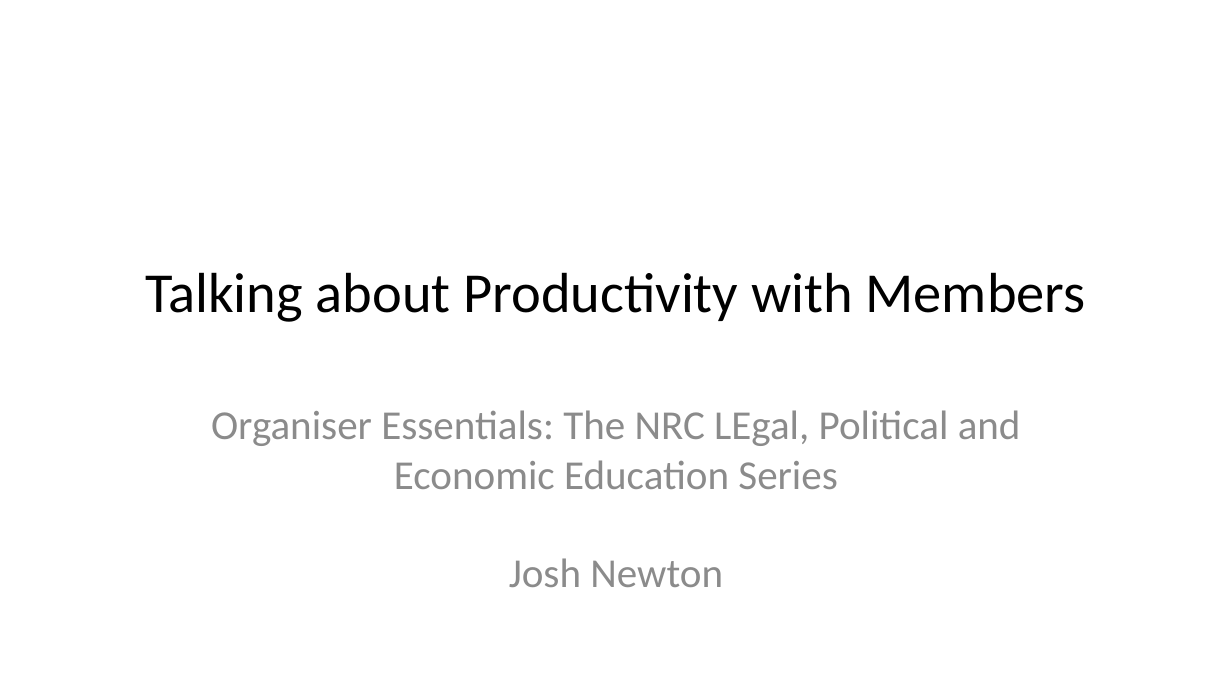
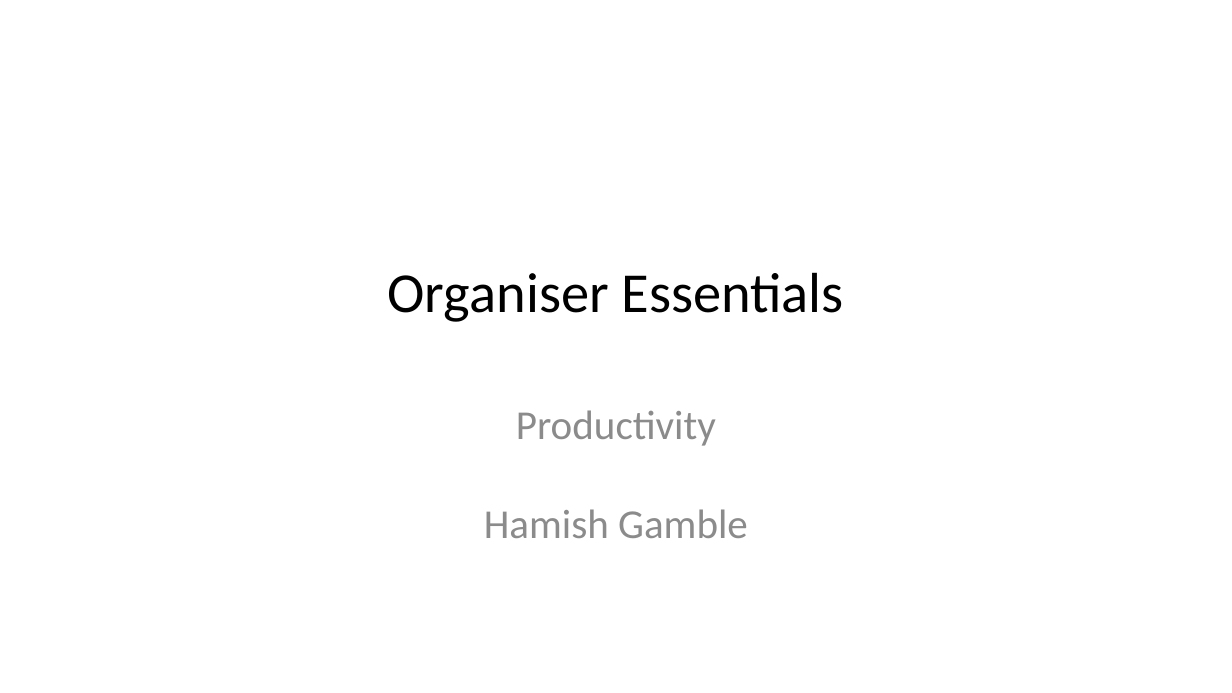
Before and after one commit to amwu-nrc/economics-presentations, a slide deck: slide 1 of organiser-education-productivity.pptx. Drawn at 1232x693 pixels with LibreOffice and Linux fonts; fonts in the diff are those of the drawing. Boxes give left, top, right and bottom in pixels: in the first picture for what was removed or moved away, otherwise in the second. Text is boxed around its words. In the diff, an @@ line names an element or a change of style, - is before the commit and + after.

```diff
--- a/organiser-education-productivity.pptx
+++ b/organiser-education-productivity.pptx
@@ title at <box>388,272,844,322</box>: text changed @@
-Talking about Productivity with Members
+Organiser Essentials
@@ subtitle at <box>484,410,748,538</box>: text changed @@
-Organiser Essentials: The NRC LEgal, Political and Economic Education Series
-Josh Newton
+Productivity
+Hamish Gamble
```
Also in this commit, not shown: 5 other slides changed, 2 slides added, 18 other files.
